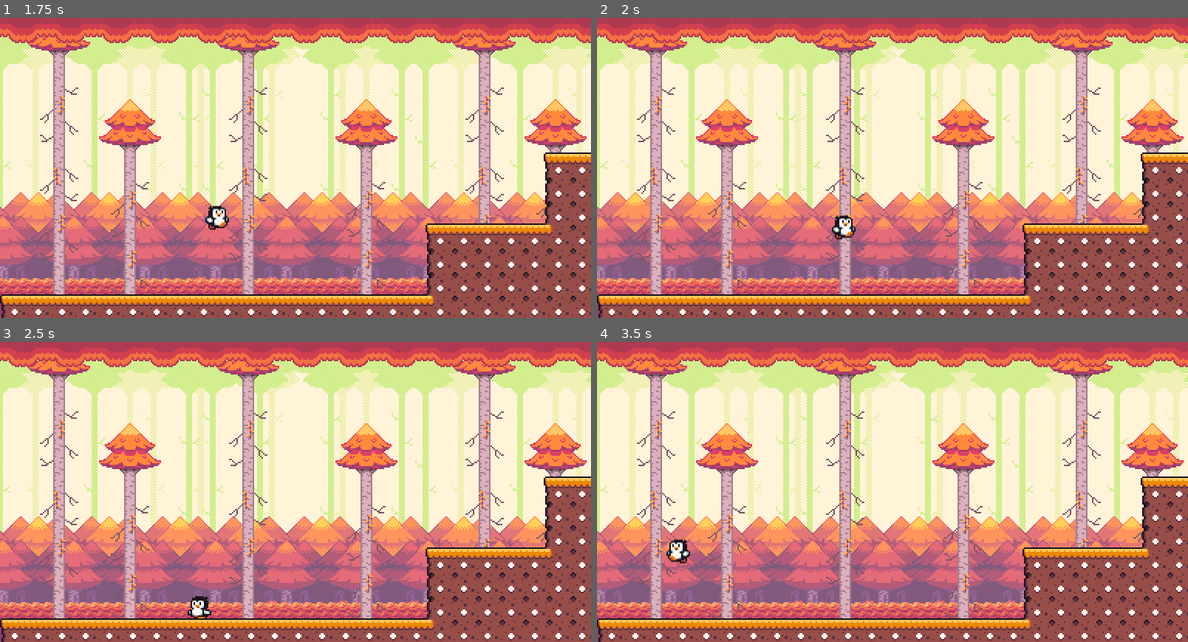
Above: before the commit, frames 1-4 (two rows, left to right).
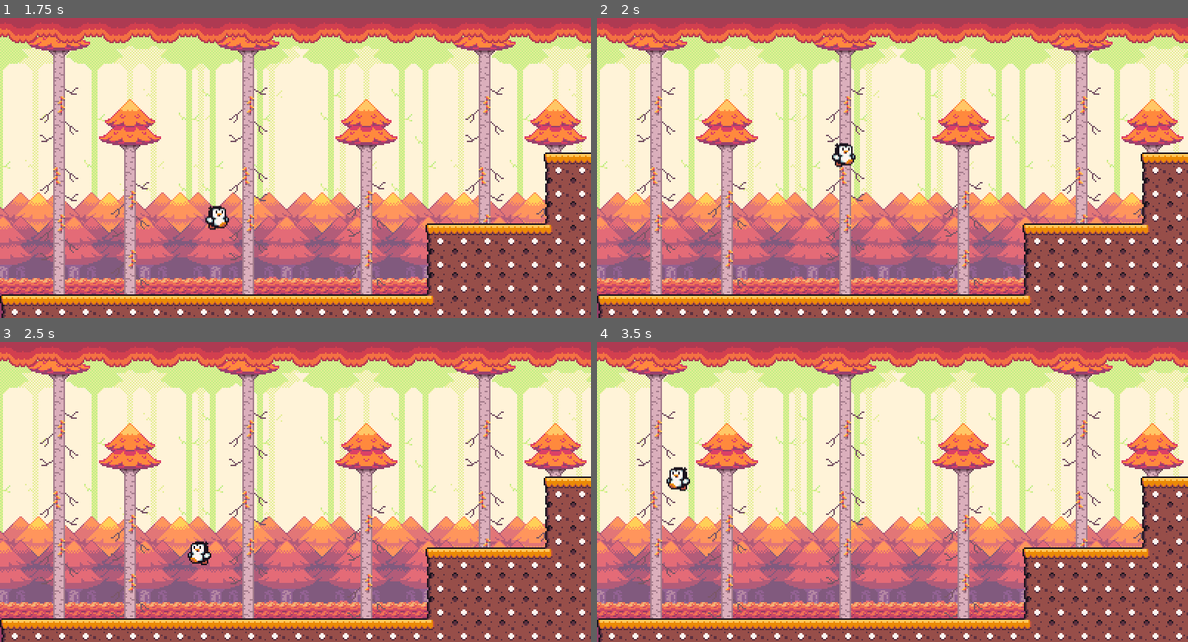
Above: after the commit, the same moments.

Repository: ArtemisSoftware/Penguin-Run
Game: Godot game, scene res://levels/forest/forest.tscn
Two runs of this game, one before a commit and one after it. Both use one fixed random seed, a clock stepped at 60 frames per second and the inputs below. This scene is started directly instead of the project's main scene.
Inputs:
- Up to frame 1 (1.75 s): hold Right (right) from 0.53 s (still down); tap Space (jump) at 0.6, 0.77, 1.07, 1.52, 1.55 s; tap Down (duck) at 1.35 s
- Up to frame 2 (2 s): keep holding Right (right); tap Space (jump) at 1.82 s
- Up to frame 3 (2.5 s): release Right (right) at 2.03 s; hold Left (left) from 2.03 s (still down); tap Space (jump) at 2.1 s
- Up to frame 4 (3.5 s): keep holding Left (left); tap Down (duck) at 2.85 s; tap Space (jump) at 3.02, 3.05, 3.32 s

Frame 1 is identical in both runs. In frame 2, 0.5% of the frame differs, in the area x 39-44%, y 41-74%; in frame 3, 0.5%; in frame 4, 0.5%.

Commit message:
Double jump

Diff:
--- a/entities/player/script/player.gd
+++ b/entities/player/script/player.gd
@@ -2,6 +2,8 @@
 
 @onready var animated_sprite_2d: AnimatedSprite2D = $AnimatedSprite2D
 @onready var collision_shape_2d: CollisionShape2D = $CollisionShape2D
+
+@export var max_jump_count = 2
 
 const SPEED = 80.0
 const JUMP_VELOCITY = -300.0
@@ -15,6 +17,8 @@
 
 var direction = 0
 var status: PlayerState
+var jump_count = 2
+
 
 
 
@@ -51,7 +55,6 @@
 #---------------------------
 
 func move():
-
 
 	flip()
 
@@ -60,7 +63,6 @@
 	else:
 		velocity.x = move_toward(velocity.x, 0, SPEED)
 
-
 	pass
 
 
@@ -127,12 +129,17 @@
 	status = PlayerState.jump
 	animated_sprite_2d.play("jump")
 	velocity.y = JUMP_VELOCITY
+	jump_count += 1
 	pass
 
 func jump_state():
 	move()
 
+	if Input.is_action_just_pressed("jump") && jump_count < max_jump_count:
+		go_to_jump_state()
+
 	if is_on_floor():
+		jump_count = 0
 		if velocity.x == 0:
 			go_to_idle_state()
 		else:
